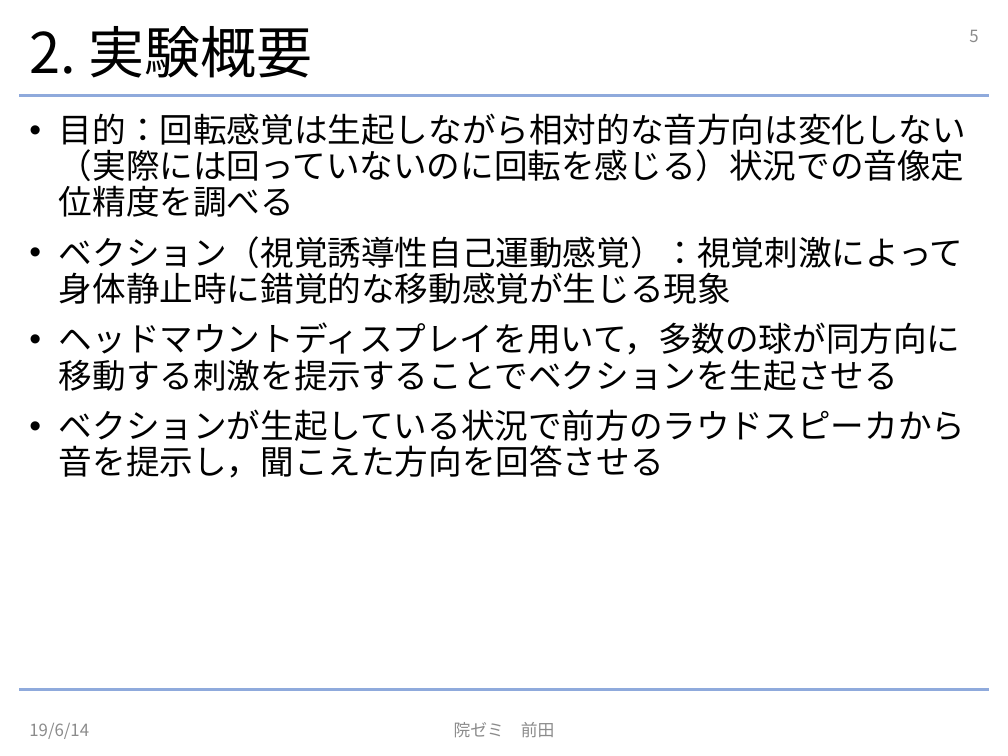
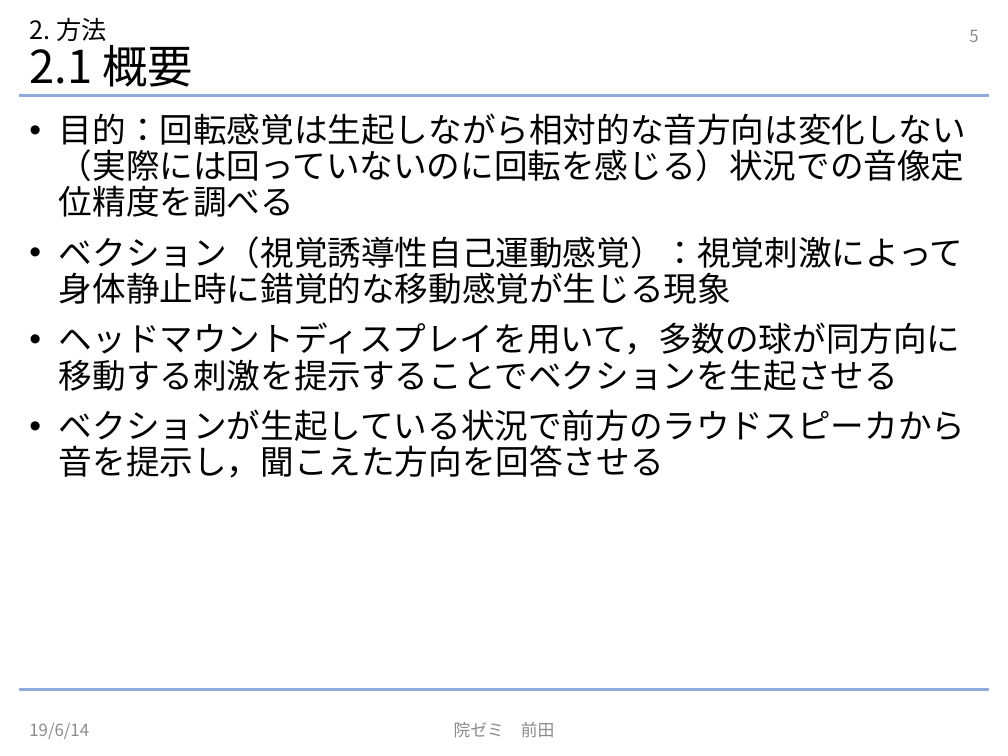
Before and after one commit to NephilimK/insemi190614, a slide deck: slide 5 of InSemi190614.pptx. Drawn at 1008x756 pixels with LibreOffice and Linux fonts; fonts in the diff are those of the drawing. Boxes give left, top, right and bottom in pixels: in the first picture for what was removed or moved away, otherwise in the second. Text is boxed around its words. In the diff, an @@ line names an element or a change of style, - is before the commit and + after.

```diff
--- a/InSemi190614.pptx
+++ b/InSemi190614.pptx
@@ title at [29,17,194,95]: text changed; size 40 to 32.4 pt @@
-2. 実験概要
+2. 方法
+2.1 概要
```
Also in this commit, not shown: 9 other slides changed, 1 other file.
